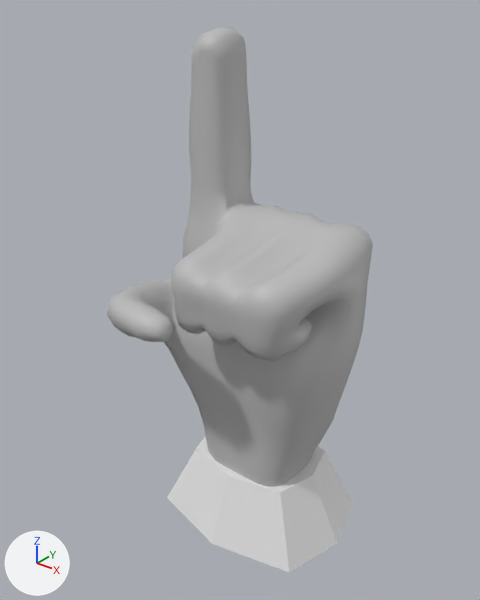
Before and after pictures for a commit that changed the FBX model Assets/_KRACH/ASSETS/Hunter/AccusingHand.fbx.
Rendered twice from a camera (50 mm lens) standing at (0.1132, -0.0588, 0.1473) and looking at (0.0657, 0.0006, 0.1105). Arrows for +X, +Y and +Z are at lower left; the lights stay in place. The picture after the commit comes second. Where no turn or scale is listed for an object, it has been applied to the vertices.

Script lines for the objects in view, before the commit:
```python
me_mesh = bpy.data.meshes.new('Mesh')
me_mesh.from_pydata(...)  # 1111 vertices, 1094 faces; spans x -0.0147..0.0147, y -0.0126..0.0153, z -0.0329..0.0326
# faces by material slot: [1078, 16]
me_mesh.materials.append(mat_hand3)  # grey #bcbcbc
me_mesh.materials.append(mat_openpbr_shader1)  # white #e7e7e7
ob_accusinghand = bpy.data.objects.new('AccusingHand', me_mesh)
ob_accusinghand.location = (0.0661, -0.0012, 0.1095)
```
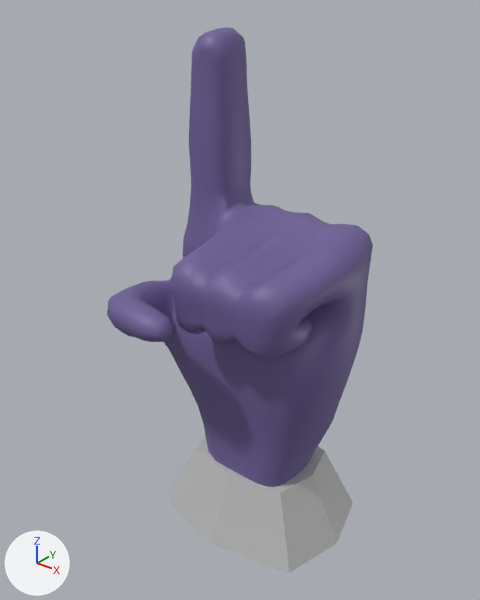
Pixel boxes (x1, y1, x2, y2) of what changed, in the pictures (480 x 600 px):
part 1 of me_mesh, recoloured (grey to purple): (107, 27, 373, 487) in both
part 2 of me_mesh, recoloured (white to grey): (167, 436, 353, 573) in both

What changed in the scene script:
```text
Add mat_hand:
    mat_hand = principled_material('Hand')
    mat_hand.base_color = (0.157, 0.116, 0.312)  # purple #6e6098
Change me_mesh:
    where me_mesh.from_pydata(...)  # 1111 vertices, 1094 faces; spans x -0.0147..0.0147, y -0.0126..0.0153, z -0.0329..0.0326
    used by ob_accusinghand; location = (0.0661, -0.0012, 0.1095)
    me_mesh part 1: all 1078 faces that had it switch from mat_hand3 (grey #bcbcbc) to mat_hand (purple #6e6098)
    me_mesh part 2: all 16 faces that had it switch from mat_openpbr_shader1 (white #e7e7e7) to mat_hand3 (grey #bcbcbc)
```
